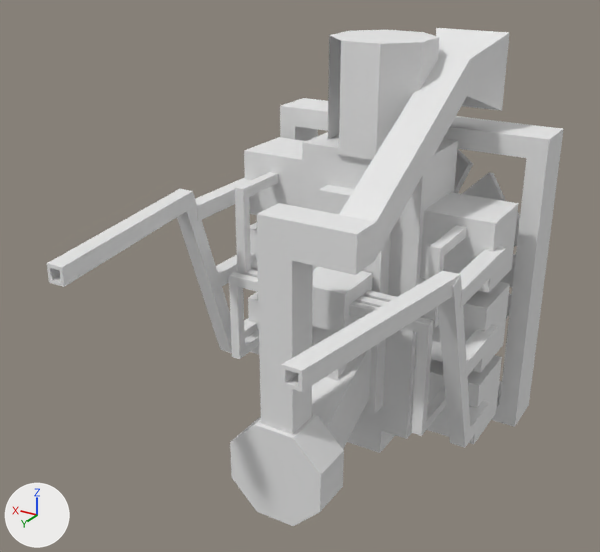
Renders of the OBJ model src/main/resources/assets/mtsofficialpack/objmodels/parts/enginefranklin0335.obj from each side of a commit.
One viewpoint serves both versions: a 50 mm camera at (-1.37, 2.96, 1.52) aimed at (0.09, 0.52, 0.3). The axes (+X, +Y, +Z) are drawn at lower left. The lights are the same throughout. Where no turn or scale is listed for an object, it has been applied to the vertices. Vertices at the same position are counted once.

The first picture shows '$Vent', 'Engine'.
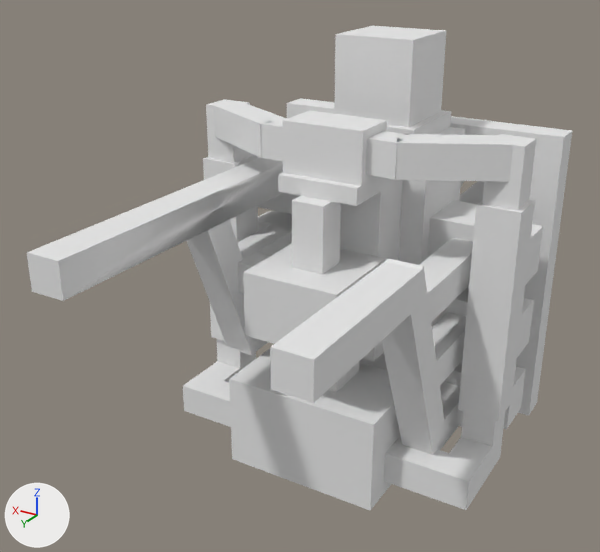
Pixel boxes [x1, y1, x2, y2] of what changed, in the pictures (600 x 552 px):
'Engine', reshaped
    before: [47, 28, 564, 526]
    after: [27, 26, 572, 510]
part 1 of me_engine, added
    after: [458, 199, 535, 421]
part 2 of me_engine, added
    after: [203, 154, 258, 341]
part 3 of me_engine, added
    after: [227, 340, 268, 355]
part 4 of me_engine, added
    after: [238, 224, 292, 259]
part 5 of me_engine, added
    after: [238, 252, 270, 294]
part 6 of me_engine, added
    after: [206, 99, 251, 163]
part 7 of me_engine, added
    after: [261, 117, 288, 161]
part 8 of me_engine, added
    after: [366, 131, 411, 179]
part 9 of me_engine, added
    after: [482, 134, 536, 210]
part 10 of me_engine, added
    after: [270, 262, 424, 403]
part 11 of me_engine, added
    after: [438, 382, 463, 450]
part 12 of me_engine, added
    after: [432, 312, 466, 385]
part 13 of me_engine, added
    after: [419, 238, 473, 322]
part 14 of me_engine, added
    after: [359, 127, 465, 371]
part 15 of me_engine, added
    after: [387, 110, 451, 134]
part 16 of me_engine, added
    after: [334, 26, 446, 127]
part 17 of me_engine, added
    after: [229, 349, 401, 510]
part 18 of me_engine, added
    after: [328, 362, 359, 392]
part 19 of me_engine, added
    after: [243, 244, 386, 344]
part 20 of me_engine, added
    after: [292, 196, 341, 274]
part 21 of me_engine, added
    after: [282, 111, 387, 186]
part 22 of me_engine, added
    after: [252, 154, 300, 214]
part 23 of me_engine, added
    after: [258, 210, 292, 231]
part 24 of me_engine, added
    after: [444, 360, 463, 427]
'$Vent', unchanged, covered by the edit
    before: [454, 149, 520, 319]
    after: [459, 181, 484, 204]

Patch to the scene script:
```diff
--- a/src/main/resources/assets/mtsofficialpack/objmodels/parts/enginefranklin0335.obj.py
+++ b/src/main/resources/assets/mtsofficialpack/objmodels/parts/enginefranklin0335.obj.py
@@ me_engine @@
-me_engine.from_pydata(...)  # 430 vertices, 327 faces; spans x -0.59..0.62, y -0.39..1.38, z -0.7..1.12
-me_engine.materials.append(mat_material_002)  # white #e7e7e7
+me_engine.from_pydata(...)  # 402 vertices, 317 faces; spans x -0.66..0.66, y -0.38..1.44, z -0.5..1.12
+# me_engine part 1: a new loose piece, a box spanning x -0.66..-0.5, y 0.19..0.34, z -0.19..0.62, in mat_material_001 (white #e7e7e7)
+# me_engine part 2: a new loose piece, a box spanning x 0.5..0.66, y 0.19..0.34, z -0.19..0.62, in mat_material_001 (white #e7e7e7)
+# me_engine part 3: a new loose piece, a box spanning x 0.35..0.47, y 0.11..0.48, z -0.13..0.0, in mat_material_001 (white #e7e7e7)
+# me_engine part 4: a new loose piece, a box spanning x 0.35..0.47, y 0.13..0.56, z 0.19..0.31, in mat_material_001 (white #e7e7e7)
+# me_engine part 5: a new loose piece, a box spanning x 0.16..0.34, y 0.44..0.56, z 0.19..0.31, in mat_material_001 (white #e7e7e7)
+# me_engine part 6: a new loose piece, a box spanning x 0.52..0.64, y 0.2..0.33, z 0.62..0.84, in mat_material_001 (white #e7e7e7)
+# me_engine part 7: a new loose piece, a box spanning x 0.14..0.27, y 0.38..0.5, z 0.72..0.84, in mat_material_001 (white #e7e7e7)
+# me_engine part 8: a new loose piece, a box spanning x -0.27..-0.14, y 0.38..0.5, z 0.72..0.84, in mat_material_001 (white #e7e7e7)
+# me_engine part 9: a new loose piece, a box spanning x -0.64..-0.52, y 0.2..0.33, z 0.62..0.84, in mat_material_001 (white #e7e7e7)
+# me_engine part 10: a new loose piece, a box spanning x -0.47..-0.34, y 0.7..1.39, z 0.39..0.52, in mat_material_001 (white #e7e7e7)
+# me_engine part 11: a new loose piece, a box spanning x -0.47..-0.35, y 0.11..0.48, z -0.34..-0.22, in mat_material_001 (white #e7e7e7)
+# me_engine part 12: a new loose piece, a box spanning x -0.47..-0.35, y 0.12..0.56, z -0.03..0.09, in mat_material_001 (white #e7e7e7)
+# me_engine part 13: a new loose piece, a box spanning x -0.47..-0.35, y 0.13..0.69, z 0.28..0.41, in mat_material_001 (white #e7e7e7)
+# me_engine part 14: a new loose piece, a box spanning x -0.25..0.25, y -0.19..0.19, z -0.5..0.75, in mat_material_001 (white #e7e7e7)
+# me_engine part 15: a new loose piece, a box spanning x -0.188..0.188, y -0.187..0.188, z 0.75..0.812, in mat_material_001 (white #e7e7e7)
+# me_engine part 16: a new loose piece, a box spanning x -0.16..0.16, y -0.16..0.16, z 0.81..1.12, in mat_material_001 (white #e7e7e7)
+# me_engine part 17: a new loose piece, a box spanning x -0.31..0.31, y 0.31..0.69, z -0.5..-0.13, in mat_material_001 (white #e7e7e7)
+# me_engine part 18: a new loose piece, a box spanning x -0.09..0.09, y 0.38..0.56, z -0.13..0.12, in mat_material_001 (white #e7e7e7)
+# me_engine part 19: a new loose piece, a box spanning x -0.19..0.19, y 0.38..0.75, z 0.12..0.37, in mat_material_001 (white #e7e7e7)
+# me_engine part 20: a new loose piece, a box spanning x -0.06..0.06, y 0.5..0.63, z 0.37..0.62, in mat_material_001 (white #e7e7e7)
+# me_engine part 21: a new loose piece, a box spanning x -0.16..0.16, y 0.34..0.53, z 0.69..0.88, in mat_material_001 (white #e7e7e7)
+# me_engine part 22: a new loose piece, a box spanning x 0.25..0.56, y -0.12..0.13, z 0.38..0.62, in mat_material_001 (white #e7e7e7)
+# me_engine part 23: a new loose piece, a box spanning x 0.25..0.56, y -0.12..0.13, z 0.06..0.31, in mat_material_001 (white #e7e7e7)
+# me_engine part 24: a new loose piece, a box spanning x -0.56..-0.25, y -0.13..0.12, z -0.41..-0.16, in mat_material_001 (white #e7e7e7)
+# me_engine part 25: a new loose piece, a box spanning x -0.56..-0.25, y -0.12..0.13, z 0.22..0.47, in mat_material_001 (white #e7e7e7)
+# me_engine part 26: a new loose piece, a box spanning x -0.56..-0.25, y -0.12..0.13, z -0.09..0.16, in mat_material_001 (white #e7e7e7)
+# me_engine part 27: a new loose piece, a box spanning x -0.625..-0.562, y -0.094..0.094, z 0.25..0.438, in mat_material_001 (white #e7e7e7)
+# me_engine part 28: a new loose piece, a box spanning x -0.625..-0.562, y -0.094..0.094, z -0.063..0.125, in mat_material_001 (white #e7e7e7)
+# me_engine part 29: the loose piece of 16 vertices spanning x -0.59..0.62, y -0.39..-0.18, z -0.53..0.75 is rebuilt with 24 vertices and now spans x -0.62..0.62, y -0.38..-0.25, z -0.5..0.75, in mat_material_001 (white #e7e7e7)
+# me_engine part 30: 40 loose pieces with 352 vertices, spanning x -0.55..0.59, y -0.25..1.38, z -0.7..1.11, are deleted
+# me_engine part 31: 54 vertices removed from x -0.37..0.57, y -0.26..0.68, z -0.49..1.12; 130 vertices added at x -0.64..0.64, y -0.09..1.44, z -0.44..0.84
+me_engine.materials.append(mat_material_001)  # white #e7e7e7
```
